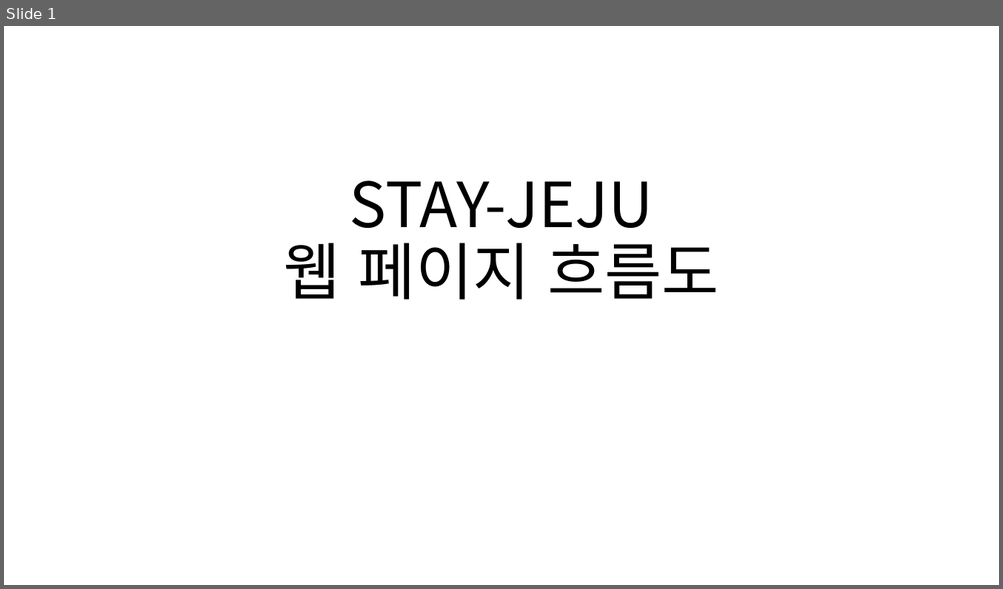
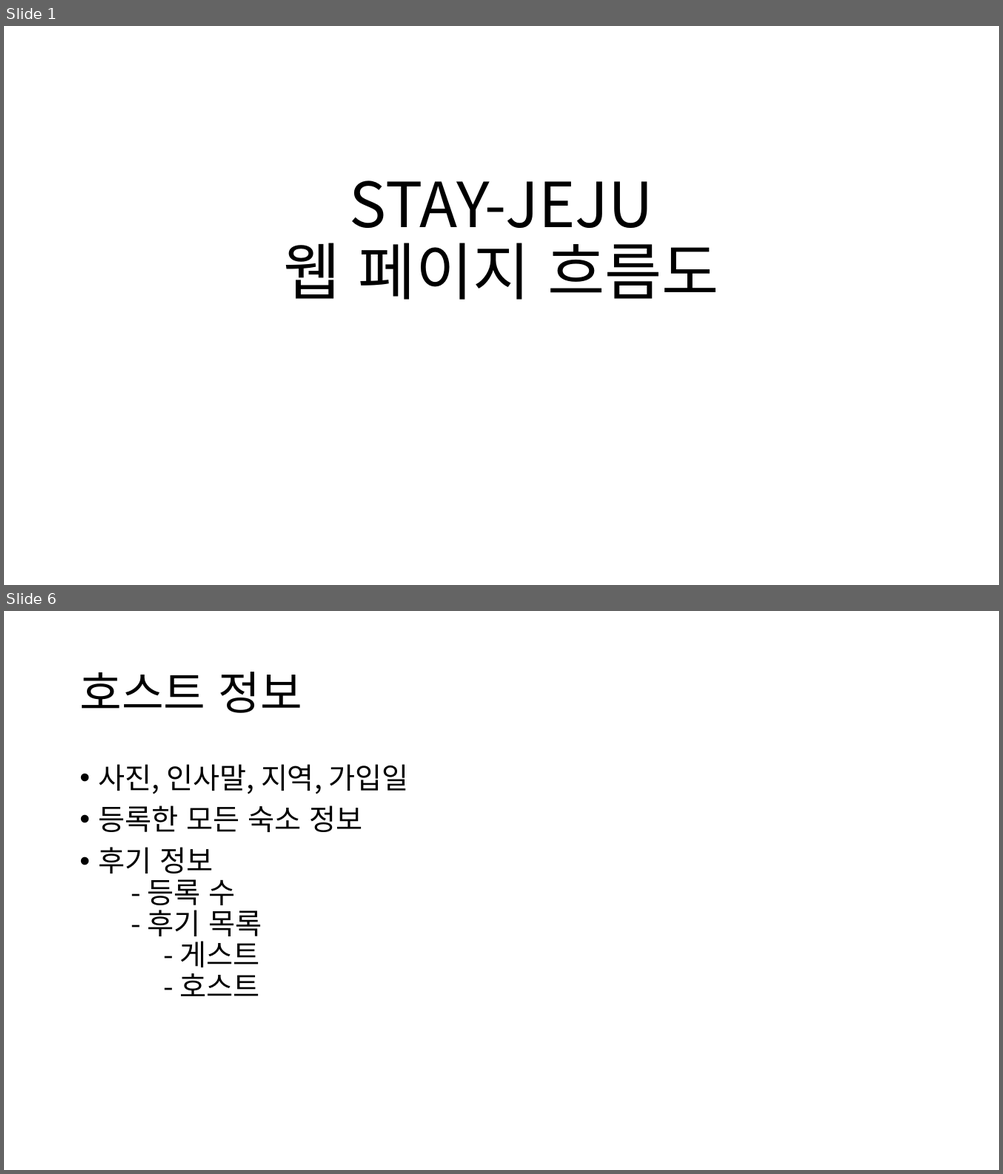
Before and after one commit to chyoojun/stay-jeju, a slide deck: doc/웹 페이지 흐름도.pptx. Shown one above the other, each under a label of ours: slide 1 before the commit, slides 1 and 6 after it; the slides between them are not shown. The pictures are 1003x589 and 1003x1174 pixels, drawn with LibreOffice and Linux fonts; fonts in the diff are those of the drawing. Boxes give left, top, right and bottom in pixels: in the first picture for what was removed or moved away, otherwise in the second. Text is boxed around its words. In the diff, an @@ line names an element or a change of style, - is before the commit and + after.

```diff
--- a/doc/웹 페이지 흐름도.pptx
+++ b/doc/웹 페이지 흐름도.pptx
@@ slide 6 added at box(4, 611, 999, 1170), background #FFFFFF @@
@@ title added at box(79, 672, 302, 713), 44 pt, text #000000 @@
+호스트 정보
@@ text added at box(99, 764, 409, 997), 28 pt, text #000000 @@
+• 사진, 인사말, 지역, 가입일
+• 등록한 모든 숙소 정보
+• 후기 정보
+  - 등록 수
+  - 후기 목록
+  - 게스트
+  - 호스트
```
Also in this commit, not shown: 23 other slides added, 1 slide removed.
